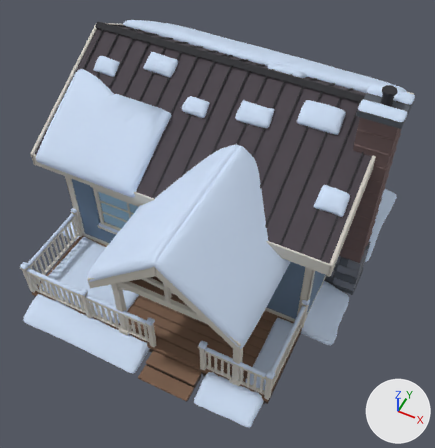
Renders of the glTF model winter-survival/assets/models/cabin.glb from each side of a commit.
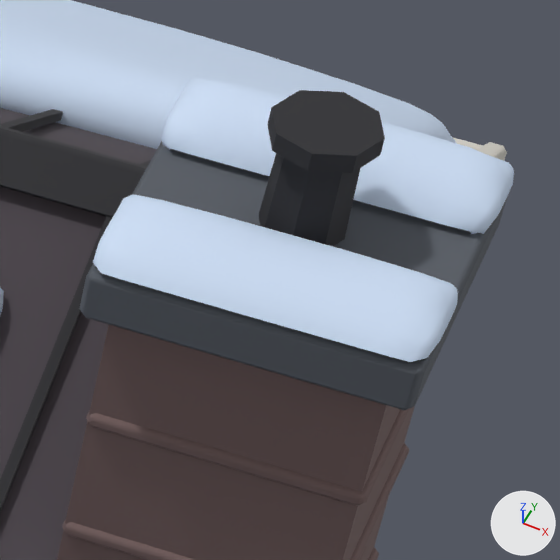
The first picture shows the older version from a camera (50 mm lens) standing at (4.61, -9.97, 11.97) and looking at (0.52, -1.8, 1.76). The close-ups show the older and then the newer version on the part from 79% to 97% of the width and 16% to 33% of the height of that picture. Only the edits that show in the close-ups are written down. The lights are fixed; the arrows at lower right show +X, +Y and +Z. Objects named as collision shapes, trigger or cutter boxes, shadow casters or lower levels of detail are left out. Where no turn or scale is listed for an object, it has been applied to the vertices. Vertices at exactly the same position are counted once.

The scene before the commit, as lines of its bpy script (objects in view):
```python
me_chimney = bpy.data.meshes.new('Chimney')
me_chimney.from_pydata(...)  # 950 vertices, 1626 faces; spans x 2.92..3.78, y -1.02..-0.17, z 0.0..5.55
me_chimney.materials.append(mat_palette_vcol)
me_roof = bpy.data.meshes.new('Roof')
me_roof.from_pydata(...)  # 4615 vertices, 8392 faces; spans x -3.46..3.46, y -4.9..3.02, z 0.3..4.84
me_roof.materials.append(mat_palette_vcol)
ob_chimney = bpy.data.objects.new('Chimney', me_chimney)
ob_chimney.location = (0.0, 0.0, 0.0)
ob_roof = bpy.data.objects.new('Roof', me_roof)
ob_roof.location = (0.0, 0.0, 0.0)
```
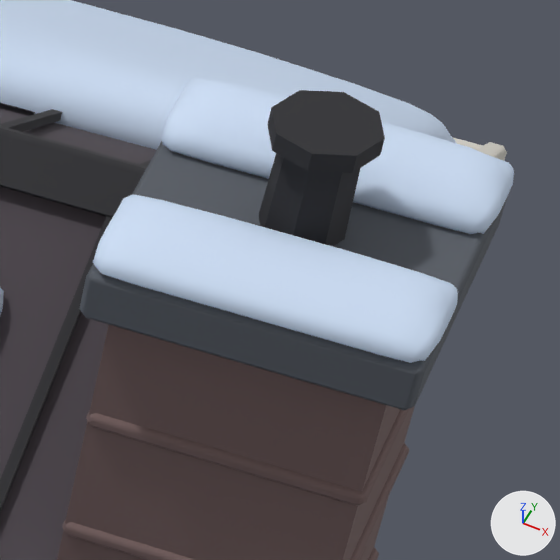
Where the change shows, as pixel boxes [x1, y1, x2, y2] in the close-ups (560 x 560 px):
part 1 of me_chimney, added (mostly hidden): after [94, 149, 471, 363]
part 2 of me_chimney, edited (looks the same): [93, 78, 496, 364] in both

Edits to the bpy script that builds the scene:
```text
Change me_chimney:
    used by ob_chimney; location = (0.0, 0.0, 0.0)
    remove me_chimney.from_pydata(...)  # 950 vertices, 1626 faces; spans x 2.92..3.78, y -1.02..-0.17, z 0.0..5.55
    add me_chimney.from_pydata(...)  # 1004 vertices, 1782 faces; spans x 2.92..3.78, y -1.02..-0.17, z 0.0..5.55
    me_chimney part 1
    25 vertices are added at x 2.97..3.73, y -0.99..-0.21, z 5.21..5.23
    7 new vertices lie (0.0, -0.06, 0.0) away from vertices in x 2.97..3.73, y -0.21, z 5.21
    7 new vertices lie (0.0, -0.09, 0.0) away from vertices in x 2.97..3.73, y -0.27, z 5.21
    5 new vertices lie (0.0, -0.04, -0.01) away from vertices in x 3.05..3.66, y -0.71, z 5.22
    5 new vertices lie (0.0, -0.06, 0.0) away from vertices in x 3.05..3.66, y -0.75, z 5.21
    5 new vertices lie (0.0, -0.09, 0.0) away from vertices in x 3.05..3.66, y -0.81, z 5.21
    156 new faces join them
    me_chimney part 2: 114 kept faces spanning x 2.92..3.78, y -1.02..-0.17, z 5.22..5.34 get new vertex colours
```
